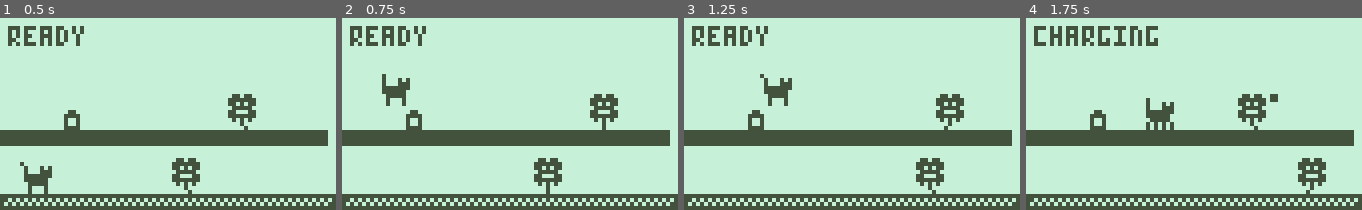
Above: before the commit, frames 1-4 (left to right).
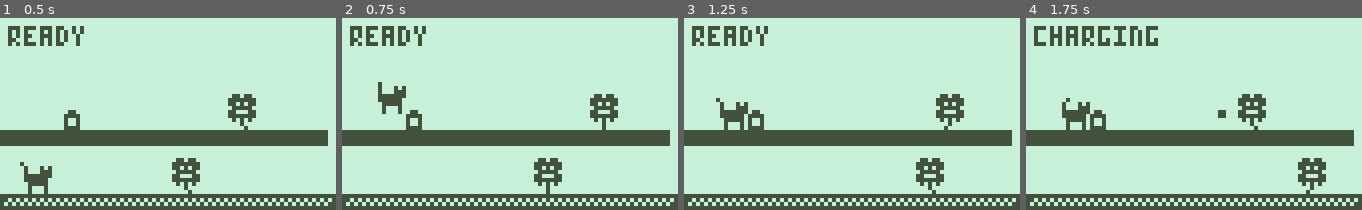
Above: after the commit, the same moments.

Repository: goldghosty/NokiaGame
Game: Godot game, scene res://Scenes/main_scene.tscn
Same seed, same stepped clock (60 frames per second), same inputs: the game is played once before the commit and once after it. The project has no main scene, so this scene is started directly.
Inputs:
- Up to frame 1 (0.5 s): no input
- Up to frame 2 (0.75 s): tap Enter (advance_dialogue) at 0.5 s; hold D (move_right) from 0.53 s (still down); hold Enter (advance_dialogue) from 0.53 s (still down)
- Up to frame 3 (1.25 s): keep holding D (move_right); keep holding Enter (advance_dialogue)
- Up to frame 4 (1.75 s): keep holding D (move_right); release Enter (advance_dialogue) at 1.28 s; tap Z (break) at 1.35 s

Frame 1 is identical in both runs. In frame 2, 0.9% of the frame differs, in the area x 10-21%, y 29-50%; in frame 3, 1.5%; in frame 4, 1.8%, in the area x 10-75%, y 39-59%.

Commit message:
wall fix

Diff:
--- a/Scenes/black_cat.tscn
+++ b/Scenes/black_cat.tscn
@@ -107,7 +107,7 @@
 size = Vector2(3, 2)
 
 [node name="BlackCat" type="CharacterBody2D" unique_id=1722602674 groups=["Player"]]
-collision_mask = 70
+collision_mask = 198
 script = ExtResource("1_ij6vw")
 
 [node name="AnimatedSprite2D" type="AnimatedSprite2D" parent="." unique_id=1347056672]
--- a/Scenes/clover.tscn
+++ b/Scenes/clover.tscn
@@ -62,4 +62,4 @@
 
 [node name="RayCastRight" type="RayCast2D" parent="." unique_id=853632391]
 target_position = Vector2(8, 0)
-collision_mask = 128
+collision_mask = 384
--- a/Scenes/main_scene.tscn
+++ b/Scenes/main_scene.tscn
@@ -14,6 +14,9 @@
 
 [sub_resource type="RectangleShape2D" id="RectangleShape2D_huasi"]
 size = Vector2(3, 58)
+
+[sub_resource type="RectangleShape2D" id="RectangleShape2D_76v2p"]
+size = Vector2(169, 3)
 
 [sub_resource type="RectangleShape2D" id="RectangleShape2D_m1efj"]
 size = Vector2(3, 58)
@@ -65,7 +68,7 @@
 position = Vector2(0, 28)
 
 [node name="Platform2" parent="." unique_id=640319436 instance=ExtResource("4_mai8y")]
-position = Vector2(86, 24)
+position = Vector2(86, 22)
 
 [node name="BlackCat" parent="." unique_id=1722602674 instance=ExtResource("6_drdnd")]
 position = Vector2(9, 40)
@@ -78,6 +81,9 @@
 [node name="Clover" parent="." unique_id=395231467 instance=ExtResource("8_m1efj")]
 position = Vector2(36, 39)
 
+[node name="Clover2" parent="." unique_id=1459154896 instance=ExtResource("8_m1efj")]
+position = Vector2(50, 23)
+
 [node name="InvisibleWall" type="StaticBody2D" parent="." unique_id=245561959]
 collision_layer = 128
 collision_mask = 17
@@ -85,6 +91,14 @@
 [node name="CollisionShape2D" type="CollisionShape2D" parent="InvisibleWall" unique_id=177101715]
 position = Vector2(-1.5, 19)
 shape = SubResource("RectangleShape2D_huasi")
+
+[node name="InvisibleWall4" type="StaticBody2D" parent="." unique_id=1942590522]
+collision_layer = 128
+collision_mask = 17
+
+[node name="CollisionShape2D" type="CollisionShape2D" parent="InvisibleWall4" unique_id=19034964]
+position = Vector2(83.5, -3.5)
+shape = SubResource("RectangleShape2D_76v2p")
 
 [node name="InvisibleWall2" type="StaticBody2D" parent="." unique_id=1648605199]
 position = Vector2(168, 0)
@@ -97,12 +111,9 @@
 
 [node name="InvisibleWall3" type="StaticBody2D" parent="." unique_id=640443925]
 position = Vector2(82, -16)
-collision_layer = 128
+collision_layer = 256
 collision_mask = 17
 
 [node name="CollisionShape2D" type="CollisionShape2D" parent="InvisibleWall3" unique_id=976418116]
 position = Vector2(-1.5, 29.5)
 shape = SubResource("RectangleShape2D_mai8y")
-
-[node name="Clover" parent="InvisibleWall3" unique_id=1459154896 instance=ExtResource("8_m1efj")]
-position = Vector2(-32, 39)
--- a/Scenes/ui_layer.tscn
+++ b/Scenes/ui_layer.tscn
@@ -14,4 +14,3 @@
 theme_override_colors/font_color = Color(0.2627451, 0.32156864, 0.23921569, 1)
 theme_override_fonts/font = ExtResource("1_pxq32")
 theme_override_font_sizes/font_size = 8
-text = "HAIRBALL: READY"
--- a/Scripts/black_cat.gd
+++ b/Scripts/black_cat.gd
@@ -3,7 +3,7 @@
 var projectile = preload("res://Scenes/projectile.tscn")
 var facing_direction = 1
 const SPEED = 20.0
-const JUMP_VELOCITY = -200.0
+const JUMP_VELOCITY = -190.0
 @onready var animated_sprite_2d: AnimatedSprite2D = $AnimatedSprite2D
 @onready var hairball_timer: Timer = $HairballTimer
 
--- a/project.godot
+++ b/project.godot
@@ -74,6 +74,7 @@
 2d_physics/layer_6="EnemyProjectile"
 2d_physics/layer_7="Salt"
 2d_physics/layer_8="Walls"
+2d_physics/layer_9="EnemyOnlyWall"
 
 [physics]
 
